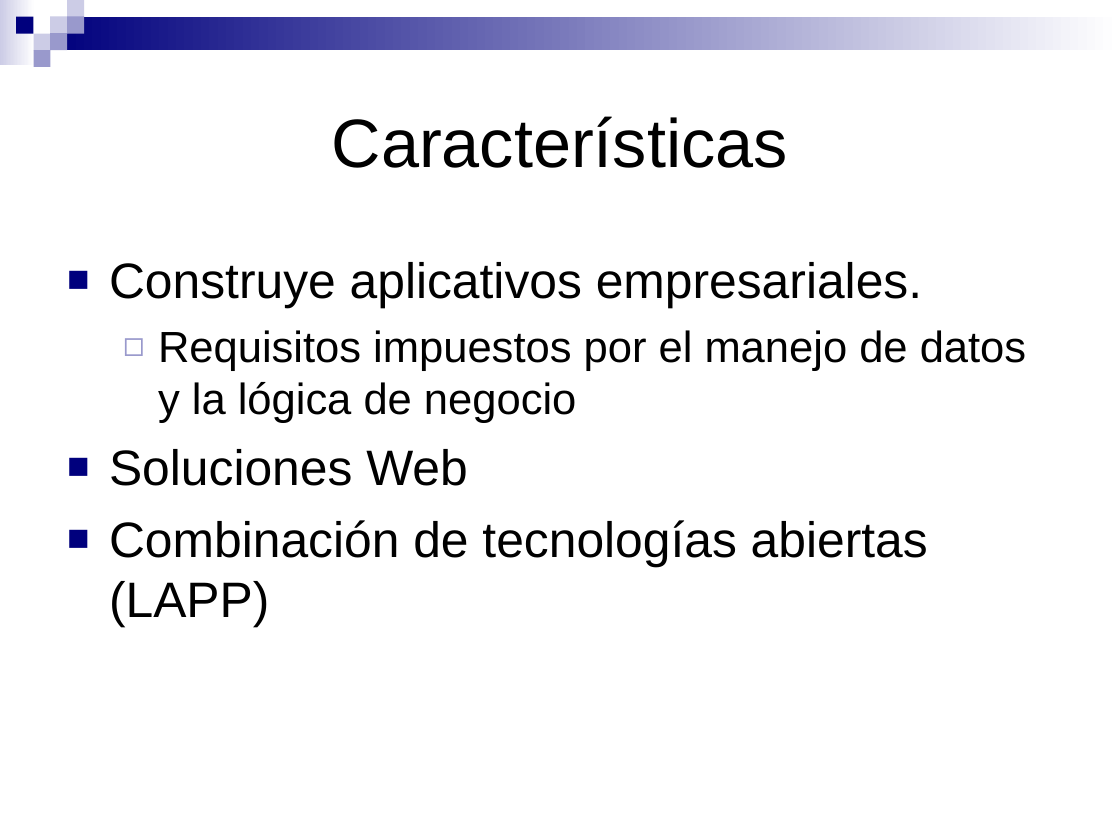
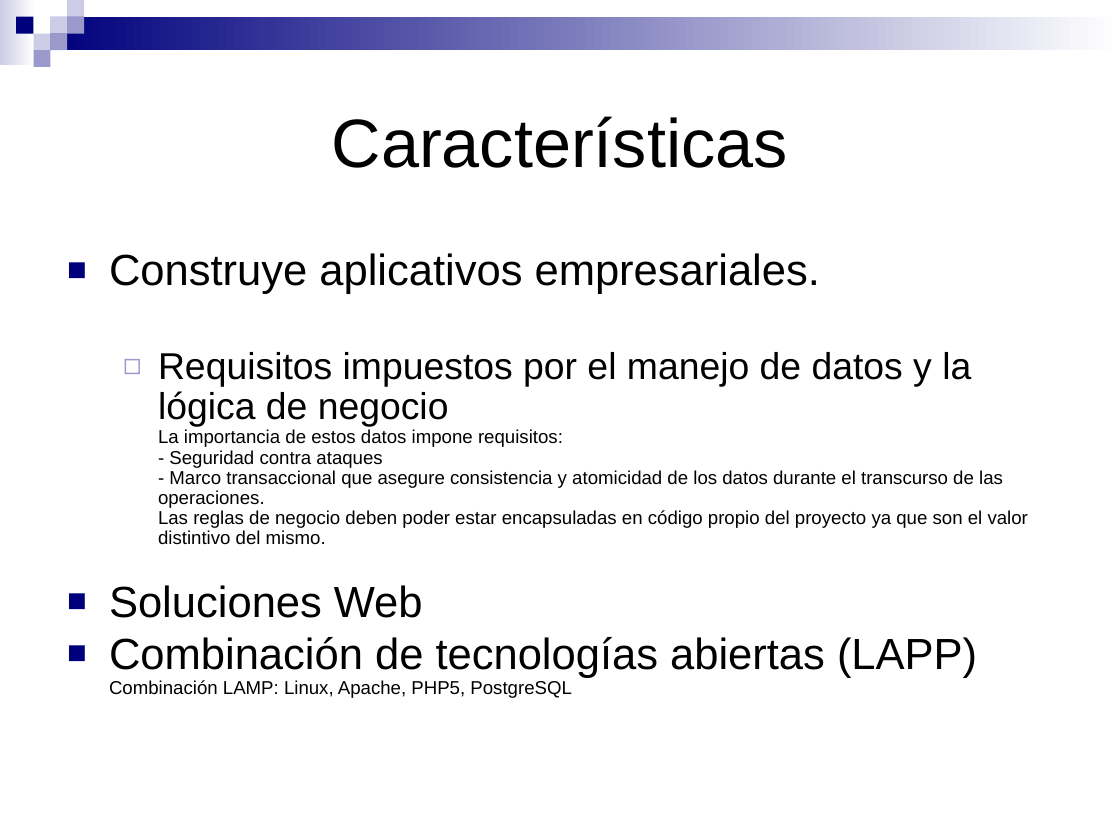
Before and after one commit to SIU-Toba/framework, a slide deck: slide 4 of doc/presentacion/Jornadas JAIIO.ppt (slide 3 before the commit). Drawn at 1120x840 pixels with LibreOffice and Linux fonts; fonts in the diff are those of the drawing. Boxes give left, top, right and bottom in pixels: in the first picture for what was removed or moved away, otherwise in the second. Text is boxed around its words. In the diff, an @@ line names an element or a change of style, - is before the commit and + after.

```diff
--- a/doc/presentacion/Jornadas JAIIO.ppt
+++ b/doc/presentacion/Jornadas JAIIO.ppt
@@ text at <box>109,253,820,618</box>: size 32 to 28 pt in "Construye aplicativos empresariales.", "Soluciones Web"; line spacing 1 to 0.9; less space between paragraphs @@
@@ text at <box>158,352,1028,545</box>: text changed; size 28 to 12 pt @@
-  ◻ Requisitos impuestos por el manejo de datos y la lógica de negocio
+  ◻ Requisitos impuestos por el manejo de datos y la lógica de negocio
+    La importancia de estos datos impone requisitos:
+    - Seguridad contra ataques
+    - Marco transaccional que asegure consistencia y atomicidad de los datos durante el transcurso de las operaciones.
+    Las reglas de negocio deben poder estar encapsuladas en código propio del proyecto ya que son el valor distintivo del mismo.
@@ text at <box>109,637,977,698</box>: text changed; size 32 to 12 pt @@
-■ Combinación de tecnologías abiertas (LAPP)
+■ Combinación de tecnologías abiertas (LAPP)
+  Combinación LAMP: Linux, Apache, PHP5, PostgreSQL
```
Also in this commit, not shown: 2 other slides changed, 4 slides added, 2 slides removed.
